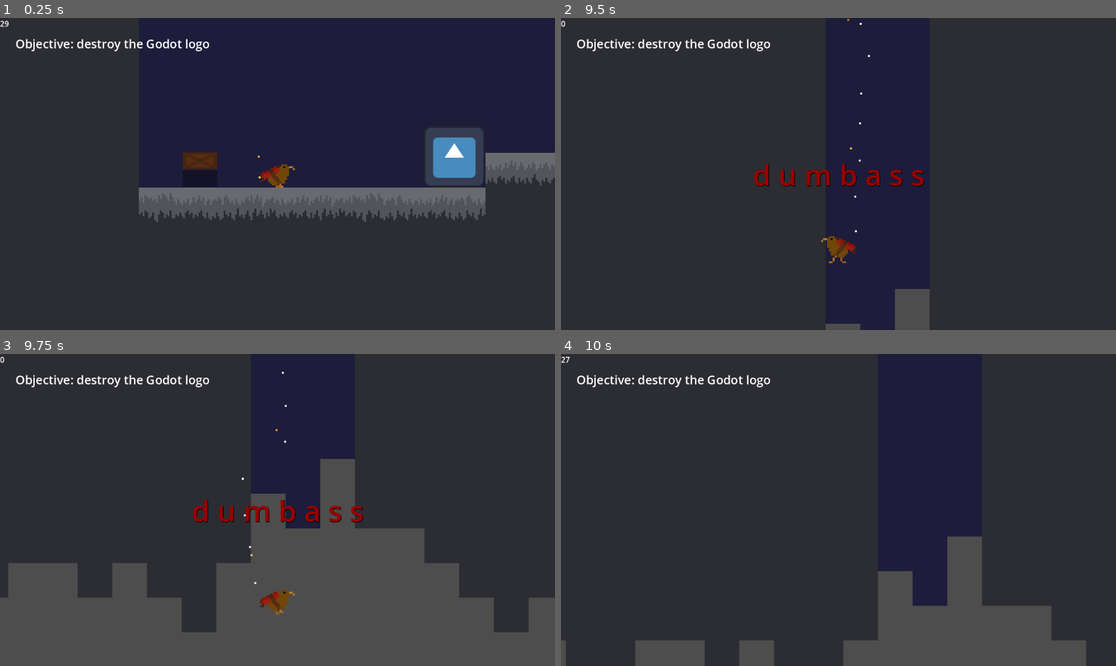
Above: before the commit, frames 1-4 (two rows, left to right).
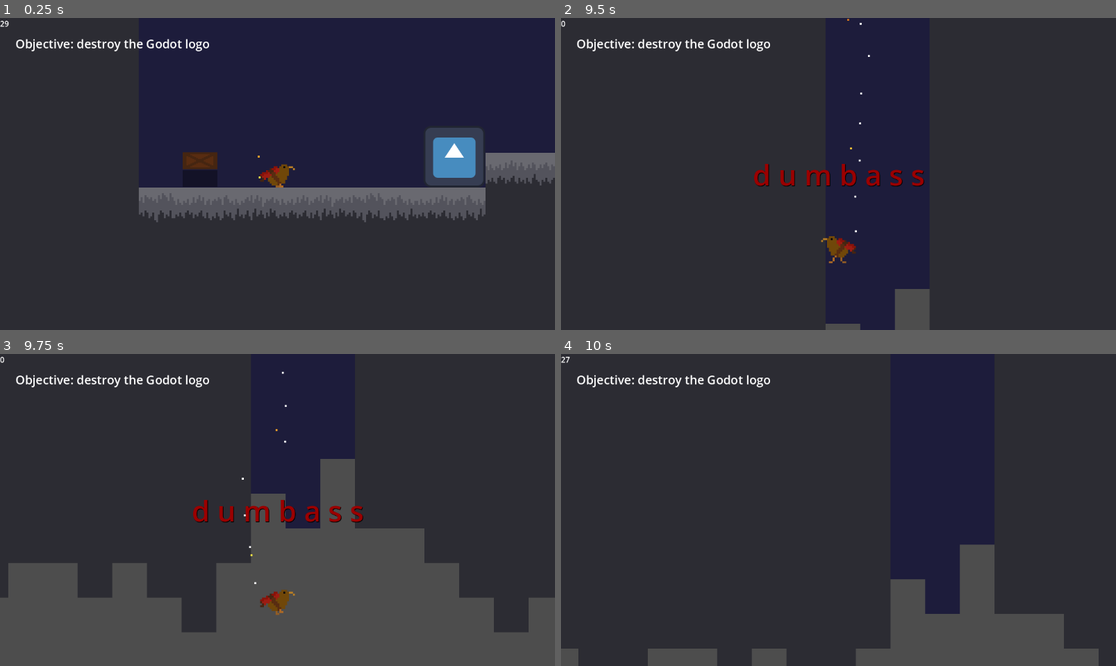
Above: after the commit, the same moments.

Repository: PixelParrot4/tactical-explosive-kiwi-simulator-2004
Game: Godot game, scene res://level_1.tscn
Two runs of this game, one before a commit and one after it. Both use one fixed random seed, a clock stepped at 60 frames per second and the inputs below. This scene is started directly instead of the project's main scene. The engine's default icon, where the game draws it, is replaced by a stand-in: a white triangle on a blue panel in a dark square.
Inputs (mouse positions are in pixels of both pictures, inside the frame that each line leads up to):
- Up to frame 1 (0.25 s): no input
- Up to frame 2 (9.5 s): move the mouse to (810, 236) at 0.52 s; press the mouse at (810, 236) at 0.53 s; hold Right (right) 0.53-2.03 s; tap Up (ui_up) at 0.77, 1.52, 3.02, 3.77, 4.52, 6.02, 6.77, 7.52, 9.02 s; move the mouse to (1005, 220) at 1.27 s; release the mouse at (1005, 220) at 1.28 s; click (1005, 220) at 1.35 s; move the mouse to (672, 127) at 2.02 s; press the mouse at (672, 127) at 2.03 s; hold Left (left) 2.03-4.28 s; move the mouse to (866, 174) at 2.77 s; release the mouse at (866, 174) at 2.78 s; click (866, 174) at 2.85 s; move the mouse to (755, 96) at 3.52 s; press the mouse at (755, 96) at 3.53 s; move the mouse to (960, 158) at 4.27 s; release the mouse at (960, 158) at 4.28 s; hold Right (right) 4.28-8.03 s; click (960, 158) at 4.35 s; move the mouse to (727, 189) at 5.02 s; press the mouse at (727, 189) at 5.03 s; move the mouse to (894, 105) at 5.77 s; release the mouse at (894, 105) at 5.78 s; click (894, 105) at 5.85 s; move the mouse to (810, 236) at 6.52 s; press the mouse at (810, 236) at 6.53 s; move the mouse to (1005, 220) at 7.27 s; release the mouse at (1005, 220) at 7.28 s; click (1005, 220) at 7.35 s; move the mouse to (672, 127) at 8.02 s; press the mouse at (672, 127) at 8.03 s; hold Left (left) from 8.03 s (still down); move the mouse to (866, 174) at 8.77 s; release the mouse at (866, 174) at 8.78 s; click (866, 174) at 8.85 s
- Up to frame 3 (9.75 s): move the mouse to (194, 432) at 9.52 s; release Left (left) at 9.53 s; press the mouse at (194, 432) at 9.53 s; hold Right (right) from 9.53 s (still down)
- Up to frame 4 (10 s): keep holding Right (right); tap Up (ui_up) at 9.77 s

Frames 1-3 are identical in both runs. In frame 4, 4.1% of the frame differs, in the area x 0-97%, y 58-100%.

Commit message:
implemented spark sfx, camera travels to respawned kiwi faster

Diff:
--- a/camera.gd
+++ b/camera.gd
@@ -1,5 +1,17 @@
 extends Node2D
+var x_position_smoothening = 14.5
+var y_position_smoothening = 23
+
 func _process(_delta: float) -> void:
 	var PlayerPos = $"../Player".global_position
-	global_position.x = move_toward(global_position.x, PlayerPos.x, 14.5)
-	global_position.y = move_toward(global_position.y, PlayerPos.y, 23)
+	global_position.x = move_toward(global_position.x, PlayerPos.x, x_position_smoothening)
+	global_position.y = move_toward(global_position.y, PlayerPos.y, y_position_smoothening)
+
+#travel towards player faster when kiwi respawns
+#can be improved by replacing first line with if player is farther from camera than []
+	if $"../Player".velocity==Vector2(0,0):
+		x_position_smoothening=40
+		y_position_smoothening=40
+	else:
+		x_position_smoothening = 14.5
+		y_position_smoothening = 23
--- a/camera_and_ui.tscn
+++ b/camera_and_ui.tscn
@@ -8,6 +8,7 @@
 size = Vector2(1152, 648)
 
 [node name="CameraAndUI" type="AnimatableBody2D"]
+sync_to_physics = false
 script = ExtResource("1_fv0yt")
 
 [node name="Camera2D" type="Camera2D" parent="."]
--- a/player.gd
+++ b/player.gd
@@ -9,6 +9,7 @@
 @onready var FootstepTimer=$FootstepTimer
 @onready var FootstepSFX=$Footsteps
 @onready var SkidParticles=$SkidParticle
+@onready var SparkSFX=$Sparks
 
 var MAX_SPEED = 900
 var JUMP_VELOCITY = -775
@@ -135,6 +136,8 @@
 	var reducing_time_before_detonation = true
 	if Input.is_action_pressed("speed-up-fuse") and times_timer_timedout == 0:
 		Sparks2.visible = true
+		if SparkSFX.playing == false:
+			SparkSFX.playing = true
 		#without following line, Timer never times-out/behaves unexpectedly
 		if Fuse.time_left > 1:
 			Fuse.start(Fuse.time_left - 0.2)
@@ -144,6 +147,7 @@
 		reducing_time_before_detonation = false
 		if times_timer_timedout < 1:
 			Sparks2.visible = false
+			SparkSFX.playing = false
 
 
 
@@ -157,6 +161,8 @@
 
 	if times_timer_timedout == 1:
 		Sparks2.visible = true
+		if SparkSFX.playing == false:
+			SparkSFX.playing = true
 		Fuse.start(WARNING_BEFORE_DETONATION)
 
 	elif times_timer_timedout == 2:
@@ -172,6 +178,7 @@
 func explode():
 	Sparks1.visible = false
 	Sparks2.visible = false
+	SparkSFX.playing = false
 	$Explosion.emitting = true
 	AnimatedSprite.visible = false
 	active = false #disables movement
@@ -181,7 +188,6 @@
 	Fuse.start(1.5)#delay b4 respawning
 	$ExplosionSFX.pitch_scale = randf_range(0.8,1.2)
 	$ExplosionSFX.play()
-	$Sparksloop.playing = false
 
 
 	if is_on_floor():
--- a/player.tscn
+++ b/player.tscn
@@ -7,6 +7,7 @@
 [ext_resource type="AudioStream" uid="uid://drekobs5cffpe" path="res://assets/audio/explosion.wav" id="5_abd7j"]
 [ext_resource type="AudioStream" uid="uid://t5u88364rpvo" path="res://assets/audio/jump.wav" id="6_a0gbg"]
 [ext_resource type="AudioStream" uid="uid://dnrd7ohhp8a57" path="res://assets/audio/skidloop.wav" id="7_r3nyc"]
+[ext_resource type="AudioStream" uid="uid://cg06emo200wxj" path="res://assets/audio/sparksloop.wav" id="8_aheo6"]
 
 [sub_resource type="AtlasTexture" id="AtlasTexture_c5yo8"]
 atlas = ExtResource("2_tcfql")
@@ -225,5 +226,8 @@
 stream = ExtResource("7_r3nyc")
 volume_db = -8.0
 
+[node name="Sparks" type="AudioStreamPlayer" parent="."]
+stream = ExtResource("8_aheo6")
+
 [connection signal="timeout" from="Fuse" to="." method="_on_fuse_timeout"]
 [connection signal="timeout" from="FootstepTimer" to="." method="_on_footstep_timer_timeout"]
Not shown: 1 places in player.tscn that only renumber resources
